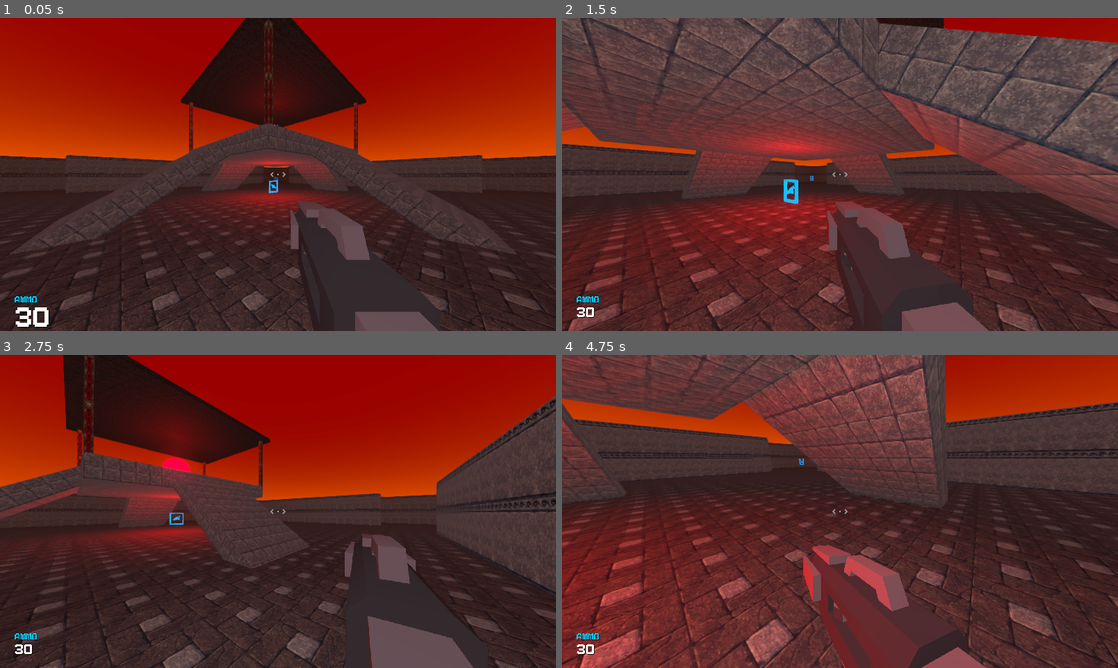
Above: before the commit, frames 1-4 (two rows, left to right).
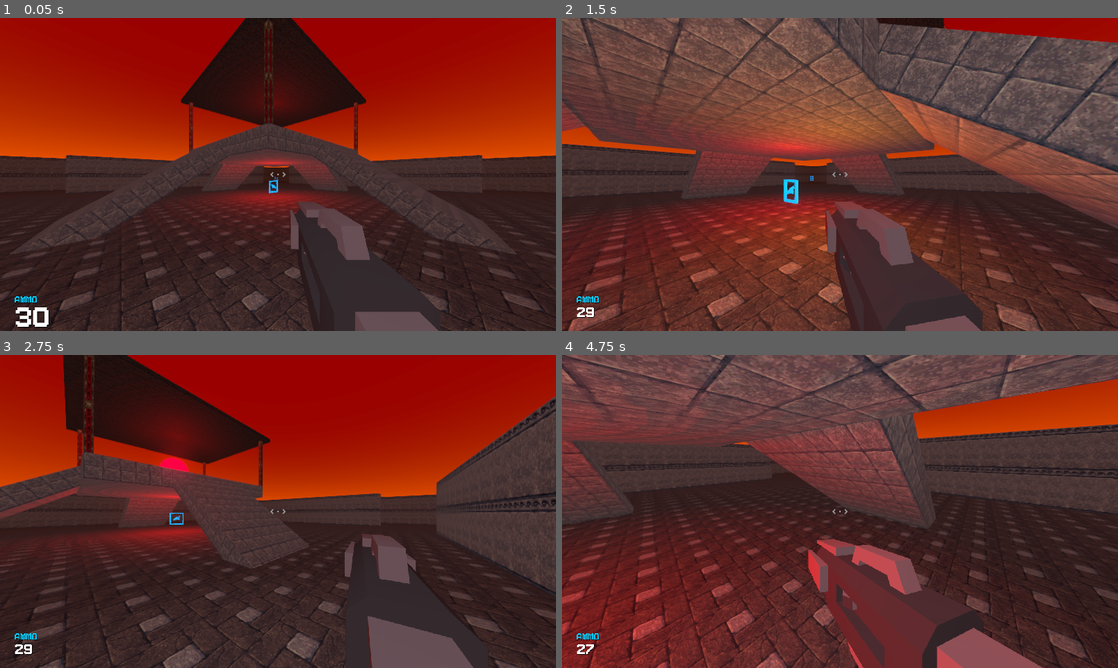
Above: after the commit, the same moments.

Repository: Riari/heccfire
Game: Godot game, scene res://scenes/maps/Quad.tscn
Same seed, same stepped clock (60 frames per second), same inputs: the game is played once before the commit and once after it.
Inputs (mouse positions are in pixels of both pictures, inside the frame that each line leads up to):
- Up to frame 1 (0.05 s): no input
- Up to frame 2 (1.5 s): move the mouse to (867, 174) at 0.52 s; hold W (move_forward) 0.53-1.28 s; right-click (867, 174) at 0.6 s; tap Space (jump) at 0.77 s; move the mouse to (728, 190) at 1.27 s; hold S (move_backward) from 1.28 s (still down); click (728, 190) at 1.35 s
- Up to frame 3 (2.75 s): tap Space (jump) at 1.52 s; move the mouse to (333, 442) at 2.02 s; release S (move_backward) at 2.03 s; hold D (strafe_right) from 2.03 s (still down); right-click (333, 442) at 2.1 s
- Up to frame 4 (4.75 s): move the mouse to (834, 517) at 2.77 s; release D (strafe_right) at 2.78 s; hold W (move_forward) 2.78-4.28 s; click (834, 517) at 2.85 s; tap Space (jump) at 3.02, 3.77, 4.52 s; move the mouse to (878, 514) at 3.52 s; right-click (878, 514) at 3.6 s; move the mouse to (673, 464) at 4.27 s; hold A (strafe_left) from 4.28 s (still down); click (673, 464) at 4.35 s

The runs differ from the first frame. In frame 1, less than 0.1% of the frame differs, in the area x 49-50%, y 34-35%; in frame 2, 13%; in frame 3, less than 0.1%; in frame 4, 43%, in the area x 0-100%, y 0-100%.
Error before the commit: Invalid call. Nonexistent function 'instance' in base 'Nil'. (res://scripts/Player.gd:93)

Commit message:
Fix jumping

Diff:
--- a/scenes/maps/Quad.tscn
+++ b/scenes/maps/Quad.tscn
@@ -8,6 +8,7 @@
 [ext_resource path="res://textures/HTRAC1c.png" type="Texture" id=6]
 [ext_resource path="res://textures/eldrich2.png" type="Texture" id=7]
 [ext_resource path="res://scenes/spawns/Player.tscn" type="PackedScene" id=8]
+[ext_resource path="res://scenes/projectiles/BlasterRound.tscn" type="PackedScene" id=9]
 [ext_resource path="res://scenes/ui/HUD.tscn" type="PackedScene" id=10]
 [ext_resource path="res://scenes/pickups/Pickup.tscn" type="PackedScene" id=11]
 [ext_resource path="res://scripts/Pickups.gd" type="Script" id=12]
@@ -166,6 +167,7 @@
 
 [node name="Player" parent="." instance=ExtResource( 8 )]
 transform = Transform( -0.707107, 0, -0.707107, 0, 1, 0, 0.707107, 0, -0.707107, -9.52858, 0.523029, -9 )
+Projectile = ExtResource( 9 )
 
 [node name="Spawns" type="Spatial" parent="."]
 
@@ -176,6 +178,7 @@
 shape = SubResource( 27 )
 
 [node name="MeshInstance" type="MeshInstance" parent="Spawns/KinematicBody"]
+transform = Transform( 1, 0, 0, 0, 1, 0, 0, 0, 1, 0.101101, -0.0189643, -0.142897 )
 mesh = SubResource( 28 )
 material/0 = SubResource( 29 )
 
--- a/scripts/Player.gd
+++ b/scripts/Player.gd
@@ -104,8 +104,10 @@
 func _physics_process(delta):
 	var desired_velocity = get_input() * max_air_speed
 
-	if !is_on_floor() || velocity.y == 0:
+	if !is_on_floor():
 		velocity.y += delta * gravity
+	elif desired_velocity.y != 0:
+		velocity.y = desired_velocity.y
 
 	velocity.x = lerp(velocity.x, desired_velocity.x, delta * acceleration)
 	velocity.z = lerp(velocity.z, desired_velocity.z, delta * acceleration)
Not shown: 1 places in scenes/maps/Quad.tscn that only renumber resources
